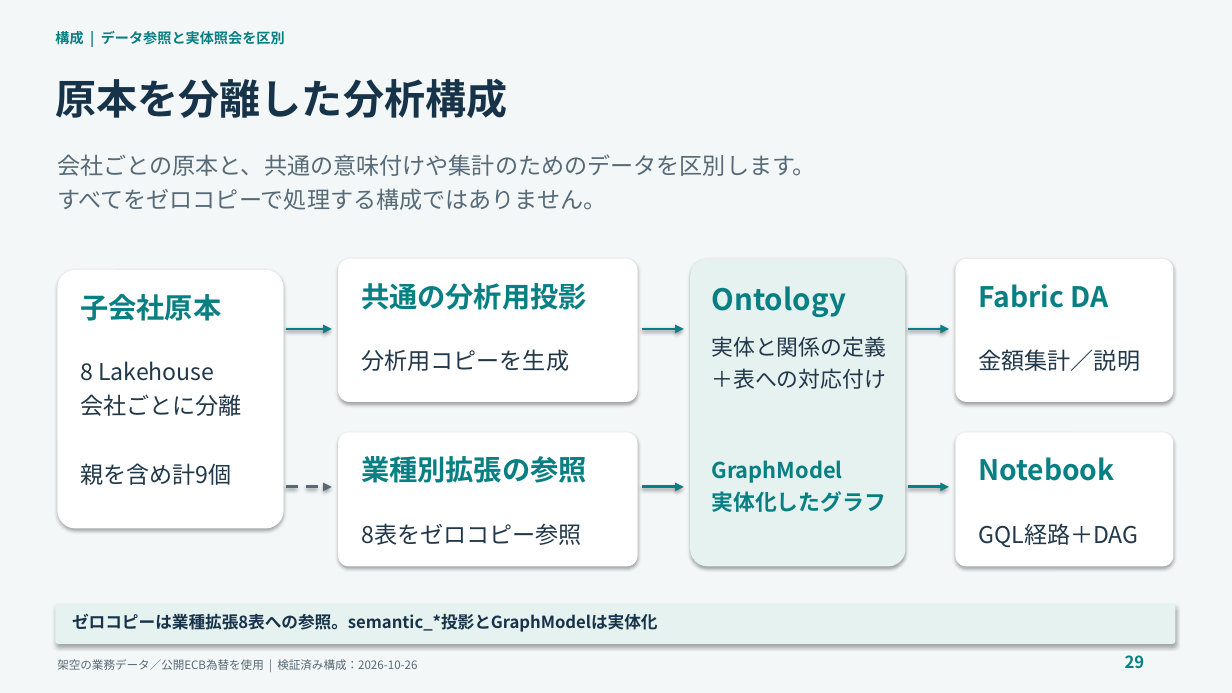
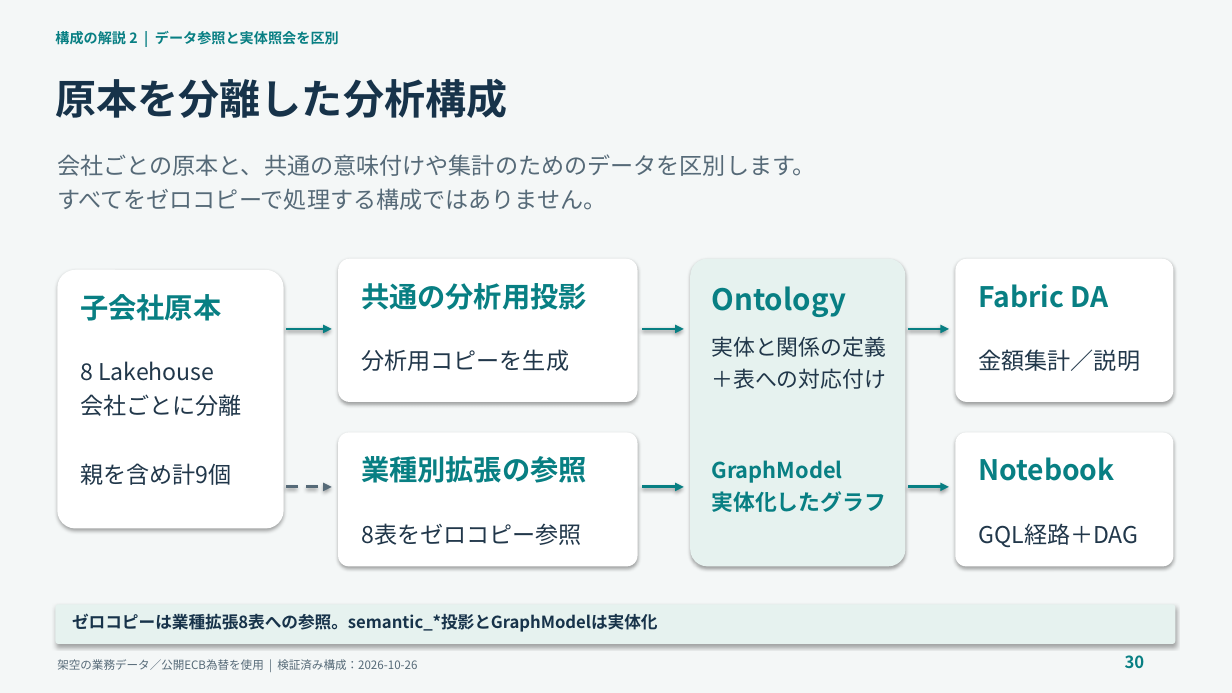
Before and after one commit to c-nova/FabricOntology_Trading, a slide deck: slide 30 of decks/TradingOntology_Demo_Presenter_Guide_JA.pptx (slide 29 before the commit). Drawn at 1232x693 pixels with LibreOffice and Linux fonts; fonts in the diff are those of the drawing. Boxes give left, top, right and bottom in pixels: in the first picture for what was removed or moved away, otherwise in the second. Text is boxed around its words. In the diff, an @@ line names an element or a change of style, - is before the commit and + after.

```diff
--- a/decks/TradingOntology_Demo_Presenter_Guide_JA.pptx
+++ b/decks/TradingOntology_Demo_Presenter_Guide_JA.pptx
@@ text at bbox=[55, 29, 339, 47]: text changed @@
-構成 | データ参照と実体照会を区別
+構成の解説 2 | データ参照と実体照会を区別
@@ text at bbox=[1125, 655, 1145, 668]: text changed @@
-29
+30
```
Also in this commit, not shown: 2 other slides changed, 5 slides added, 4 other files.
